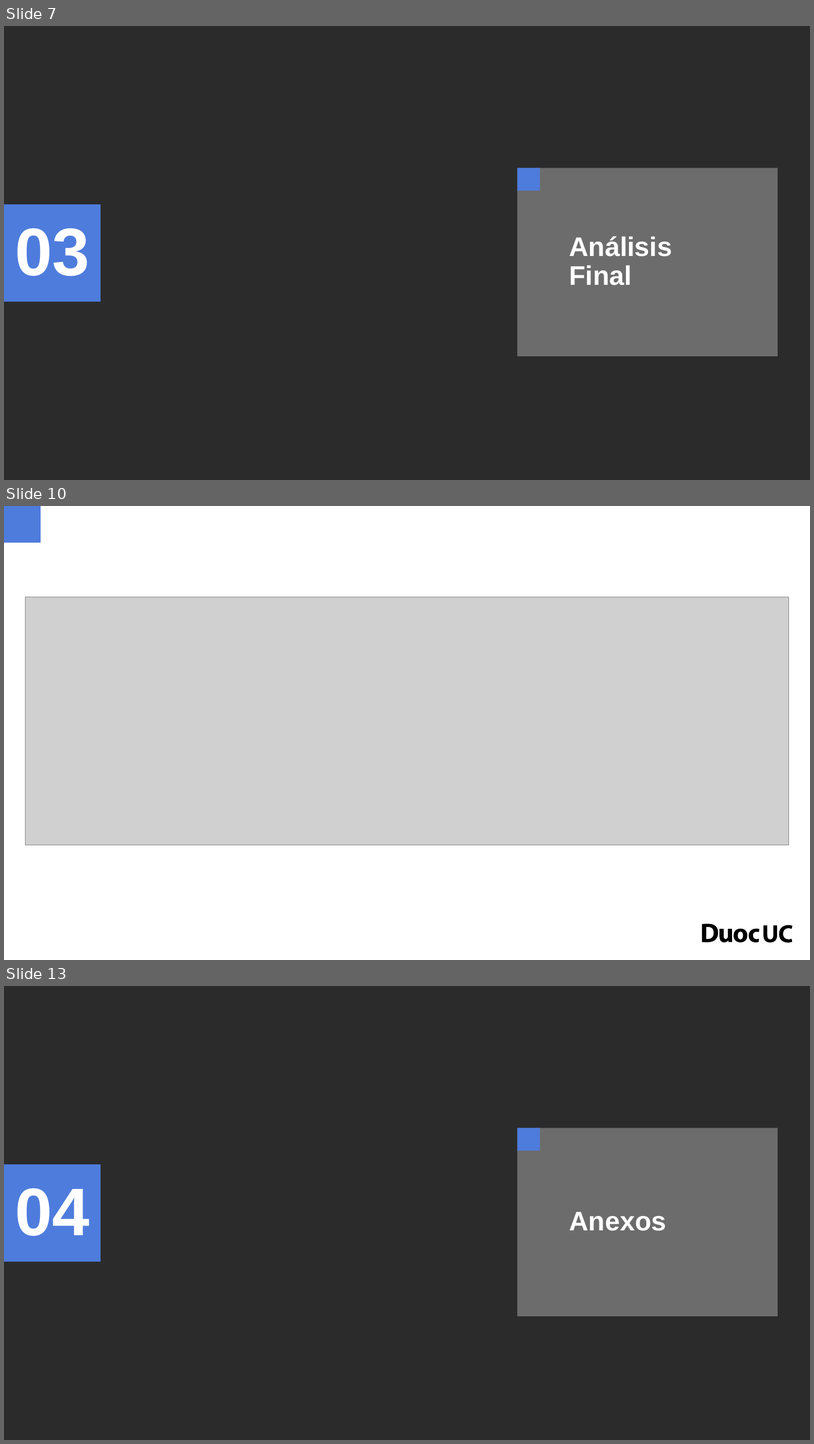
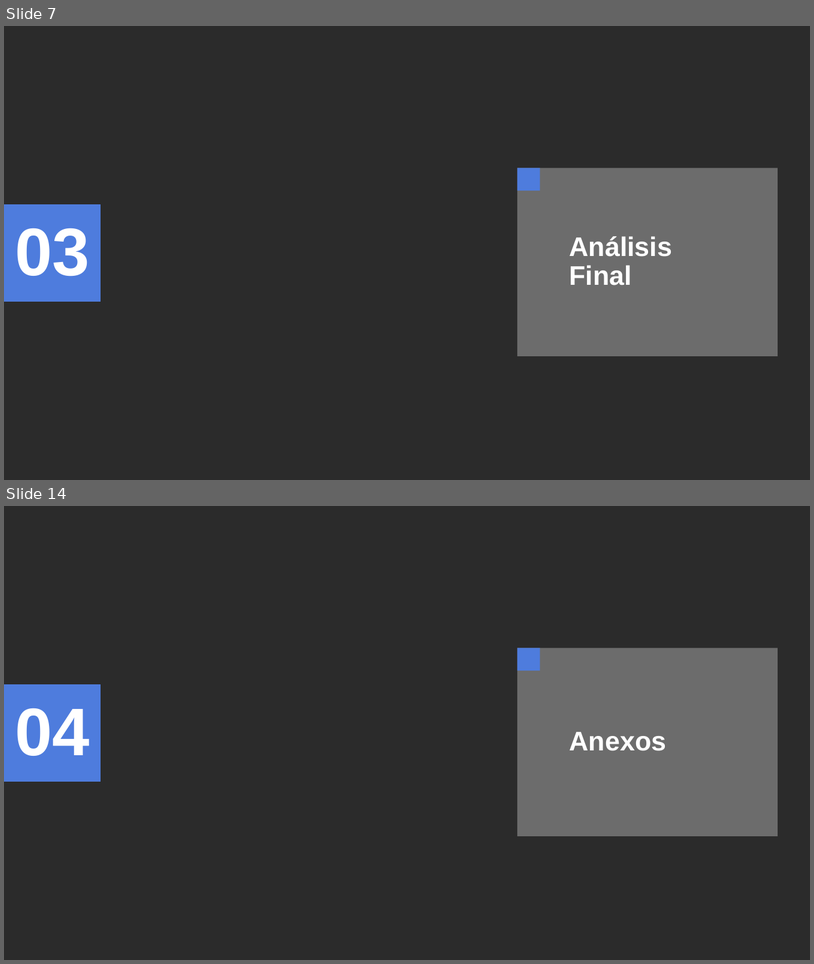
Before and after one commit to GabTo0011/entrega_1-prog_para_ciencia_datos, a slide deck: docs/Formato presentacion evaluacion parcial 1.pptx. Shown one above the other, each under a label of ours: slides 7, 10 and 13 before the commit, slides 7 and 14 after it; the slides between them are not shown. The pictures are 814x1444 and 814x964 pixels, drawn with LibreOffice and Linux fonts; fonts in the diff are those of the drawing; grey boxes stand for pictures; background and template pictures are left out; a plain dark background stands for a picture behind light text. Boxes give left, top, right and bottom in pixels: in the first picture for what was removed or moved away, otherwise in the second. Text is boxed around its words. In the diff, an @@ line names an element or a change of style, - is before the commit and + after.

```diff
--- a/docs/Formato presentacion evaluacion parcial 1.pptx
+++ b/docs/Formato presentacion evaluacion parcial 1.pptx
@@ slide 10 removed at (4, 506, 810, 960), background #FFFFFF @@
@@ rectangle removed at (4, 506, 40, 542) @@
@@ picture removed at (25, 597, 790, 845) @@
@@ freeform shape removed at (703, 924, 760, 942) @@
@@ freeform shape removed at (764, 925, 778, 942) @@
@@ freeform shape removed at (780, 925, 793, 942) @@
@@ what was slide 13 is now slide 14 @@
```
Also in this commit, not shown: 5 slides changed, 3 slides added, 1 other slide removed.
